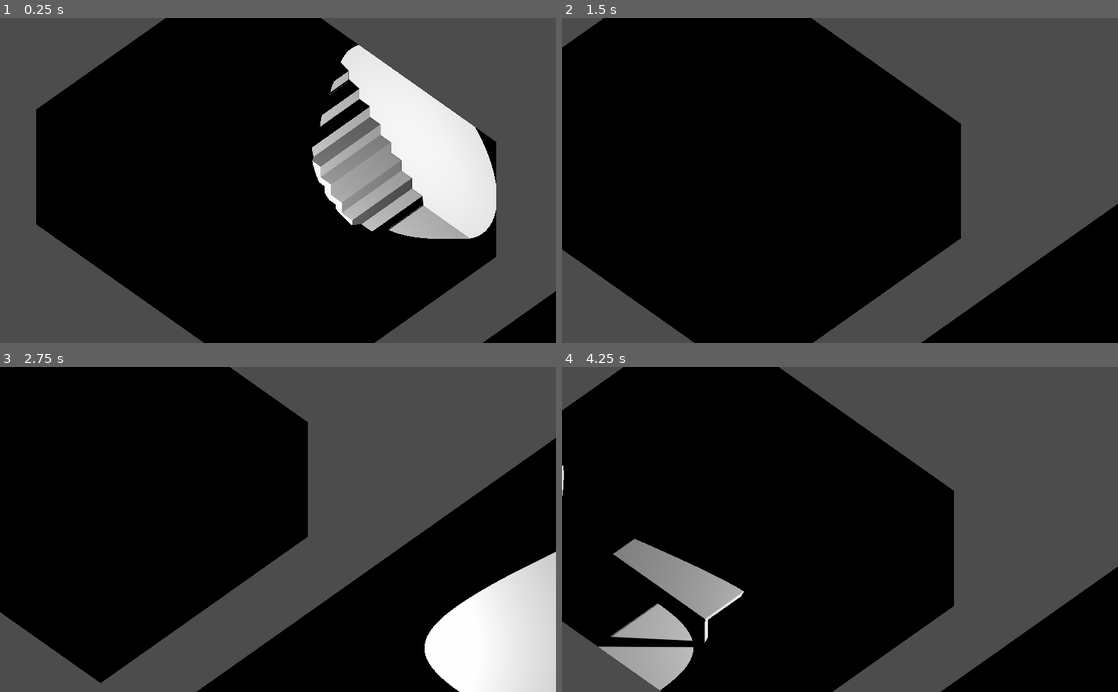
Above: before the commit, frames 1-4 (two rows, left to right).
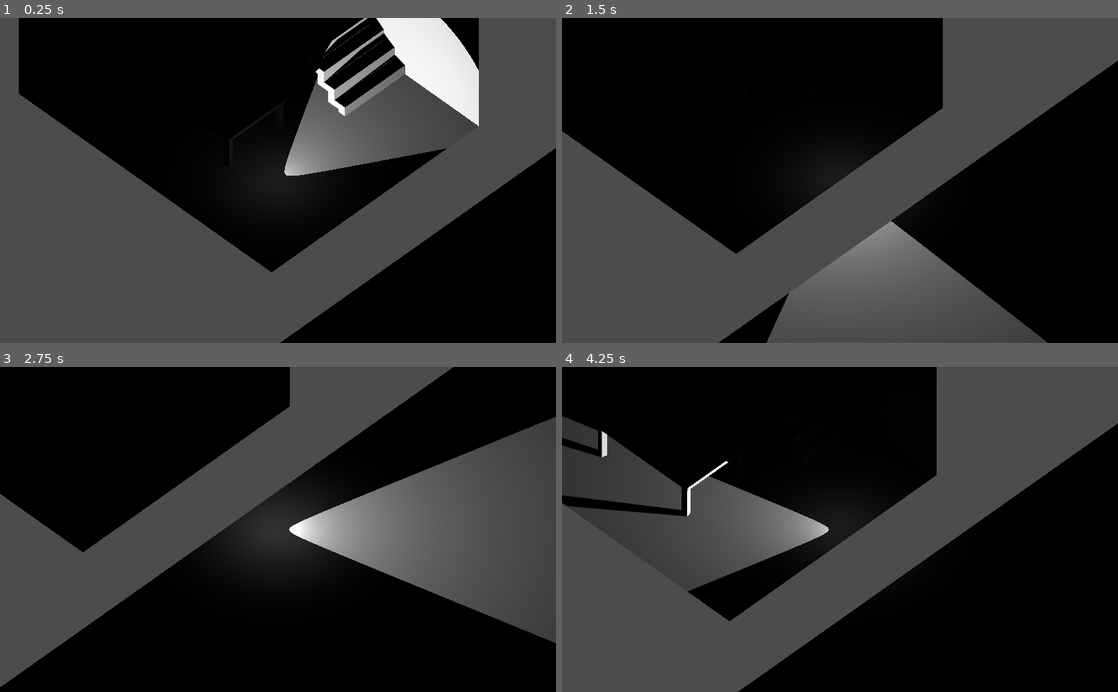
Above: after the commit, the same moments.

Repository: Naronco/Vaccaphobia
Game: Godot game, scene res://Game.tscn
The game is run twice, just before and just after one commit, with the same random seed, the same clock (stepped at 60 frames per second) and the same inputs.
Inputs:
- Up to frame 1 (0.25 s): no input
- Up to frame 2 (1.5 s): tap Enter at 0.5 s; hold D (move_right) 0.53-1.28 s; hold S (move_down) from 1.28 s (still down)
- Up to frame 3 (2.75 s): release S (move_down) at 2.03 s; hold D (move_right) from 2.03 s (still down)
- Up to frame 4 (4.25 s): release D (move_right) at 2.78 s; hold W (move_up) 2.78-3.53 s; hold A (move_left) from 3.53 s (still down)

The runs differ from the first frame. In frame 1, 50% of the frame differs, in the area x 3-100%, y 0-100%; in frame 2, 43%; in frame 3, 55%, in the area x 0-100%, y 0-100%; in frame 4, 53%.

Commit message:
improve light

Diff:
--- a/Game.tscn
+++ b/Game.tscn
@@ -15,11 +15,11 @@
 [node name="Spatial" type="Spatial"]
 
 [node name="Player" type="KinematicBody" parent="."]
-transform = Transform( 1, 0, 0, 0, 1, 0, 0, 0, 1, 1.02435, 0, 0.768314 )
+transform = Transform( 1, 0, 0, 0, 1, 0, 0, 0, 1, 1.40651, 0, 0.768314 )
 script = ExtResource( 1 )
 
 [node name="Camera" type="Camera" parent="Player"]
-transform = Transform( 0.707107, -0.5, 0.5, 0, 0.707107, 0.707107, -0.707107, -0.5, 0.5, 5.25, 10, 5.25 )
+transform = Transform( 0.707107, -0.5, 0.5, 0, 0.707107, 0.707107, -0.707107, -0.5, 0.5, 7.07, 10, 7.07 )
 environment = SubResource( 2 )
 projection = 1
 size = 5.0
@@ -28,7 +28,7 @@
 transform = Transform( 0.0790333, 0, -0.996872, 0, 1, 0, 0.996872, 0, 0.0790333, 0, 0, 0 )
 
 [node name="FlashLight" type="SpotLight" parent="Player/Rotation"]
-transform = Transform( 1, 0, 7.45058e-09, 0, 1, 0, -7.45058e-09, 0, 1, 0, 1.3, 0 )
+transform = Transform( 1, 0, 7.45058e-09, 0, 1, 0, -7.45058e-09, 0, 1, 0, 0.1, 0 )
 light_energy = 3.32
 shadow_enabled = true
 shadow_bias = -0.01
@@ -42,6 +42,12 @@
 transform = Transform( 1, 0, 0, 0, -4.37114e-08, 1, 0, -1, -4.37114e-08, 0, 1, 0 )
 shape = SubResource( 4 )
 
+[node name="OmniLight" type="OmniLight" parent="Player"]
+transform = Transform( 1, 0, 0, 0, 1, 0, 0, 0, 1, 0, 0.6, 0 )
+light_energy = 0.07
+omni_range = 4.0
+omni_attenuation = 4.92457
+
 [node name="Level" type="MeshInstance" parent="."]
 mesh = ExtResource( 2 )
 material/0 = null
